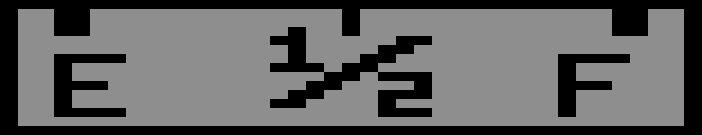
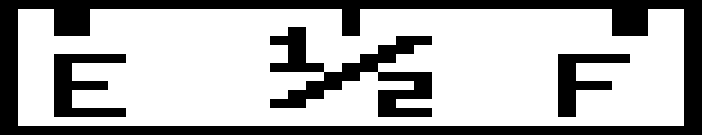
Before/after of a w=702, h=135 layered artwork. What changed in the layer stack:
painted on "Wklejona warstwa" over [left=18, top=9, right=684, bottom=126]
